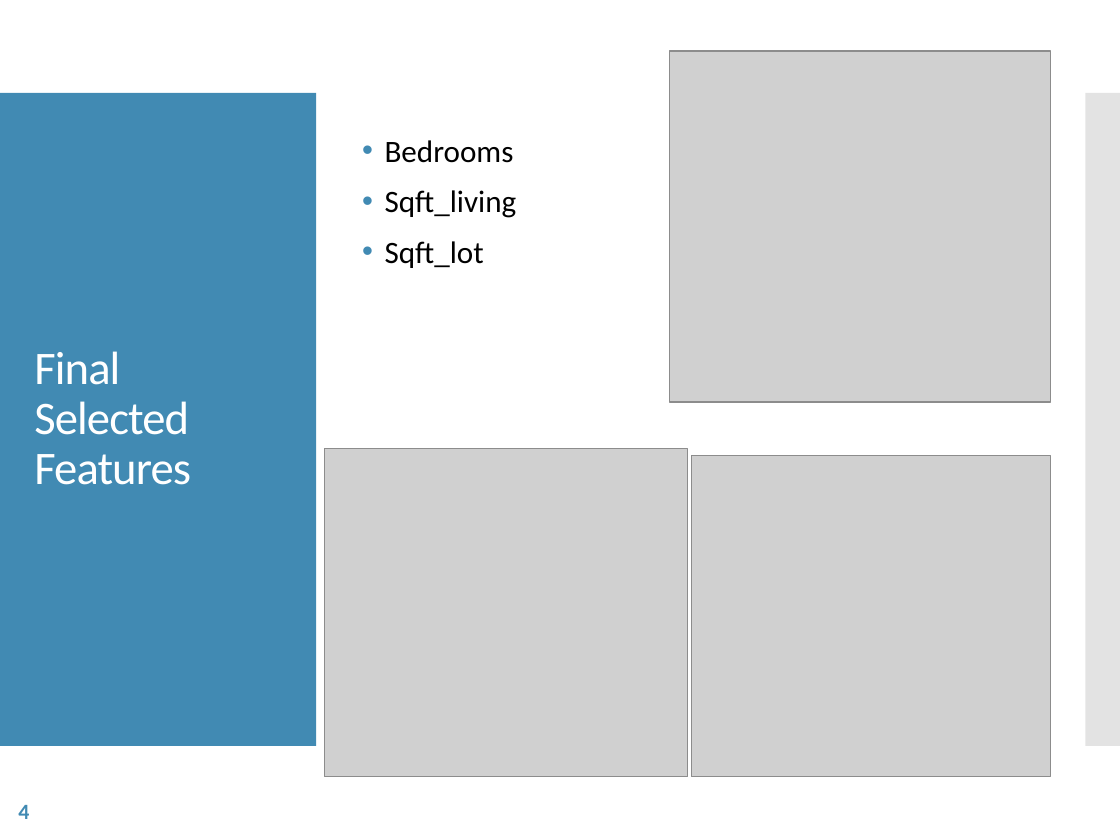
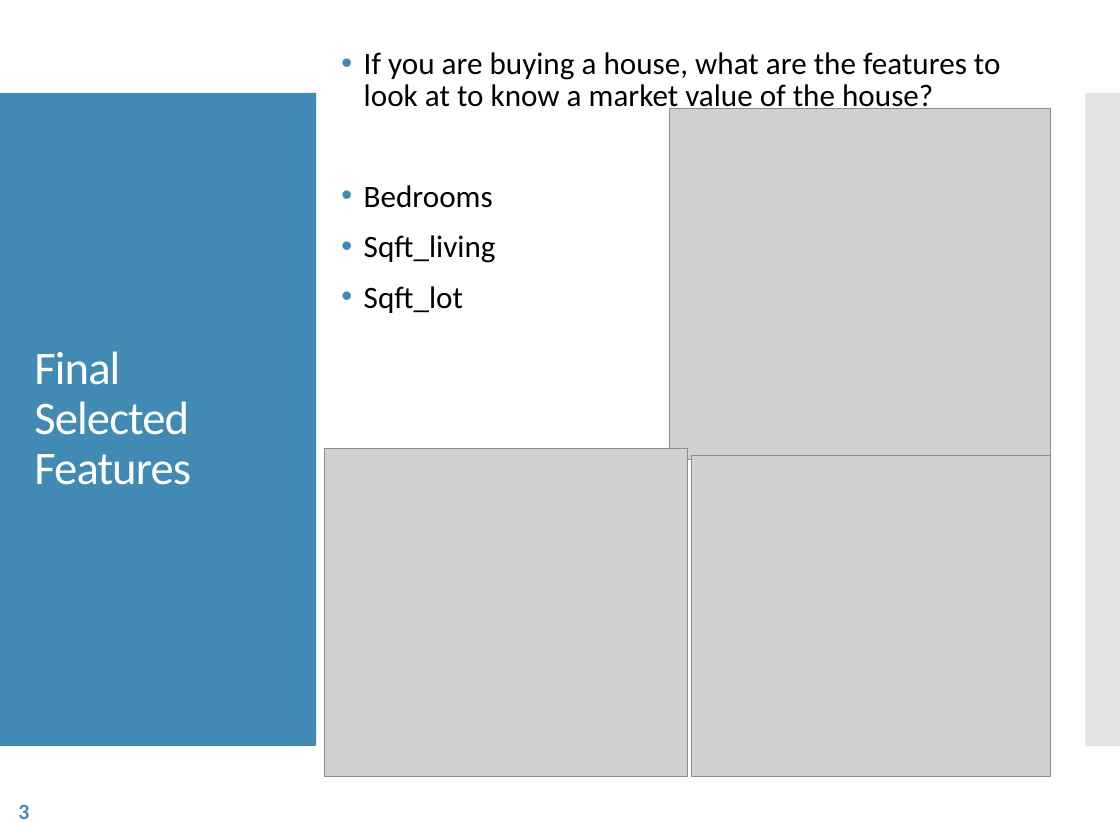
Before and after one commit to joongsukjin/dsc-1-final-project-online-ds-pt-100118, a slide deck: slide 3 of Project 1 Presentation.pptx (slide 4 before the commit). Drawn at 1120x840 pixels with LibreOffice and Linux fonts; fonts in the diff are those of the drawing; grey boxes stand for pictures. Boxes give left, top, right and bottom in pixels: in the first picture for what was removed or moved away, otherwise in the second. Text is boxed around its words. In the diff, an @@ line names an element or a change of style, - is before the commit and + after.

```diff
--- a/Project 1 Presentation.pptx
+++ b/Project 1 Presentation.pptx
@@ text "If you are buying a ..." moved from (x1=385, y1=140, x2=517, y2=268) to (x1=364, y1=52, x2=1001, y2=313) @@
@@ text at (x1=364, y1=52, x2=1001, y2=114): paragraph added @@
+• If you are buying a house, what are the features to look at to know a market value of the house?
@@ picture moved from (x1=669, y1=52, x2=1049, y2=402) to (x1=669, y1=109, x2=1049, y2=459) @@
@@ page number at (x1=18, y1=804, x2=29, y2=819): text changed @@
-4
+3
```
Also in this commit, not shown: 2 other slides changed, 1 slide added, 2 slides removed, 1 other file.
